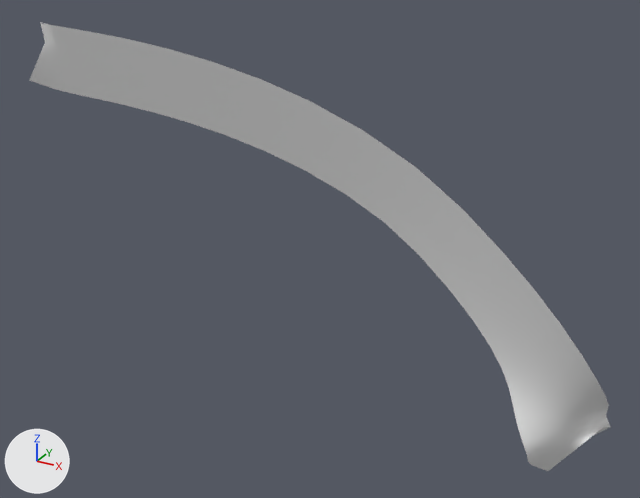
A saved change to the Blender file Assets/FX/CoinSwoosh1.blend.
One viewpoint serves both versions: a 50 mm lens placed at (2.06, -9.02, 8.63), pointed at (-2.91, 0.01, 4.11). The axes (+X, +Y, +Z) are drawn at lower left. The lights are the same throughout.

Names of what the first picture shows: 'BezierCurve'.
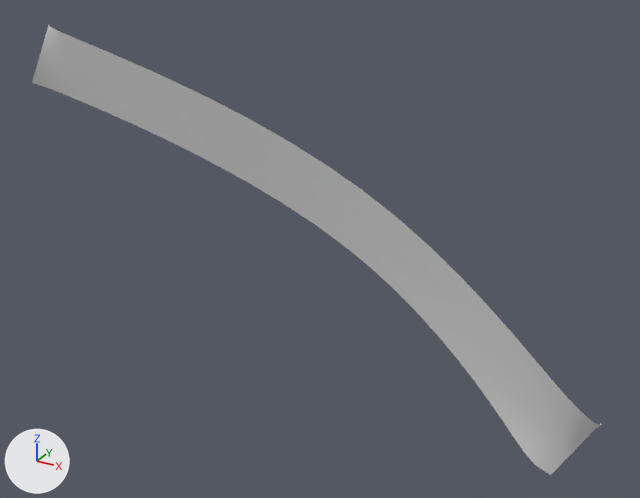
Location of each change, (x1, y1, x2, y2) in pixels of the pictures (640 x 498 px):
'BezierCurve', reshaped
    before: (30, 23, 611, 471)
    after: (32, 25, 601, 475)

The change, as a list of edits to the scene's bpy script:
```text
Change cu_beziercurve:
    where _sp = cu_beziercurve.splines.new('BEZIER'); _sp.bezier_points.add(2)
    remove _sp.bezier_points.foreach_set('co', [-7.186, -0.164, 6.193, -1.164, -0.387, 4.82, 0.525, 0.0, 2.258])
    remove _sp.bezier_points.foreach_set('handle_left', [-7.343, -0.226, 6.31, -3.09, -0.372, 6.384, 0.275, -0.129, 2.411])
    remove _sp.bezier_points.foreach_set('handle_right', [-6.953, -0.0712, 6.019, 0.761, -0.401, 3.256, 0.685, 0.0826, 2.16])
    add _sp.bezier_points.foreach_set('co', [-7.186, -0.164, 6.193, -2.357, -0.189, 4.699, 0.525, 0.0, 2.258])
    add _sp.bezier_points.foreach_set('handle_left', [-7.351, -0.238, 6.291, -4.118, -0.124, 5.589, 0.223, -0.259, 2.416])
    add _sp.bezier_points.foreach_set('handle_right', [-6.823, -0.000844, 5.977, -0.596, -0.253, 3.809, 0.67, 0.124, 2.182])
```
